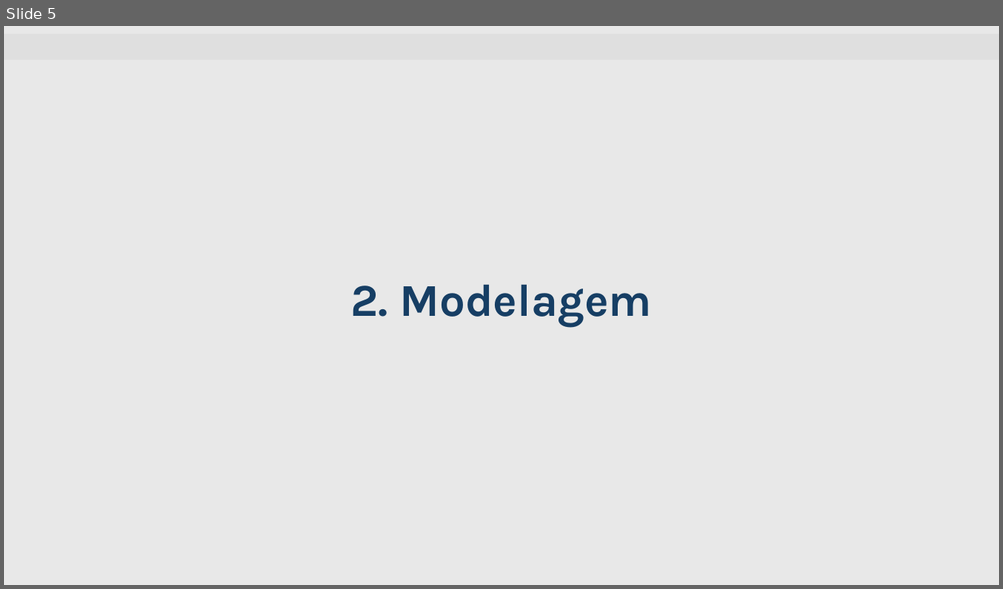
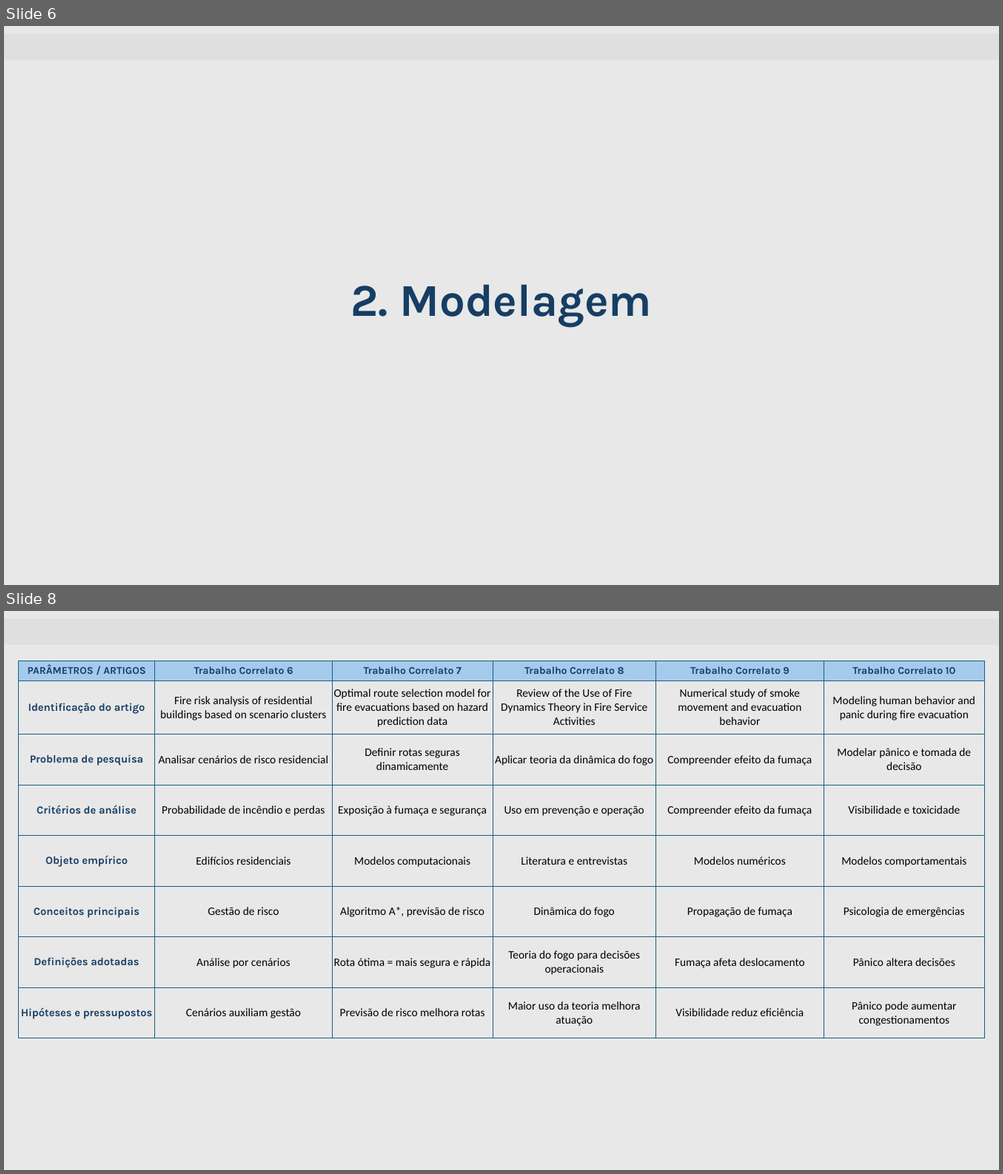
Before and after one commit to mattedi/Simulacao-2026, a slide deck: PedroR_MarlonM_LeonardoD/Template_Seminario_ Pedro_Marlon_Leonardo_Revisado_1.pptx. Shown one above the other, each under a label of ours: slide 5 before the commit, slides 6 and 8 after it; the slides between them are not shown. The pictures are 1003x589 and 1003x1174 pixels, drawn with LibreOffice and Linux fonts; fonts in the diff are those of the drawing; background and template pictures are left out. Boxes give left, top, right and bottom in pixels: in the first picture for what was removed or moved away, otherwise in the second. Text is boxed around its words. In the diff, an @@ line names an element or a change of style, - is before the commit and + after.

```diff
--- a/PedroR_MarlonM_LeonardoD/Template_Seminario_ Pedro_Marlon_Leonardo_Revisado_1.pptx
+++ b/PedroR_MarlonM_LeonardoD/Template_Seminario_ Pedro_Marlon_Leonardo_Revisado_1.pptx
@@ slide 8 added at (4, 611, 999, 1170), background #E8E8E8; not listed: 1 template element that a slide beside it also shows @@
@@ table added at (18, 661, 984, 1048), 8 rows, 6 columns @@
+PARÂMETROS / ARTIGOS | Trabalho Correlato 6 | Trabalho Correlato 7 | Trabalho Correlato 8 | Trabalho Correlato 9 | Trabalho Correlato 10
+Identificação do artigo | Fire risk analysis of residential buildings based on scenario clusters | Optimal route selection model for fire evacuations based on hazard prediction data | Review of the Use of Fire Dynamics Theory in Fire Service Activities | Numerical study of smoke movement and evacuation behavior | Modeling human behavior and panic during fire evacuation
+Problema de pesquisa | Analisar cenários de risco residencial | Definir rotas seguras dinamicamente | Aplicar teoria da dinâmica do fogo | Compreender efeito da fumaça | Modelar pânico e tomada de decisão
+Critérios de análise | Probabilidade de incêndio e perdas | Exposição à fumaça e segurança | Uso em prevenção e operação | Compreender efeito da fumaça | Visibilidade e toxicidade
+Objeto empírico | Edifícios residenciais | Modelos computacionais | Literatura e entrevistas | Modelos numéricos | Modelos comportamentais
+Conceitos principais | Gestão de risco | Algoritmo A*, previsão de risco | Dinâmica do fogo | Propagação de fumaça | Psicologia de emergências
+Definições adotadas | Análise por cenários | Rota ótima = mais segura e rápida | Teoria do fogo para decisões operacionais | Fumaça afeta deslocamento | Pânico altera decisões
+Hipóteses e pressupostos | Cenários auxiliam gestão | Previsão de risco melhora rotas | Maior uso da teoria melhora atuação | Visibilidade reduz eficiência | Pânico pode aumentar congestionamentos
@@ what was slide 5 is now slide 6 @@
```
Also in this commit, not shown: 4 other slides added, 4 slides removed.
